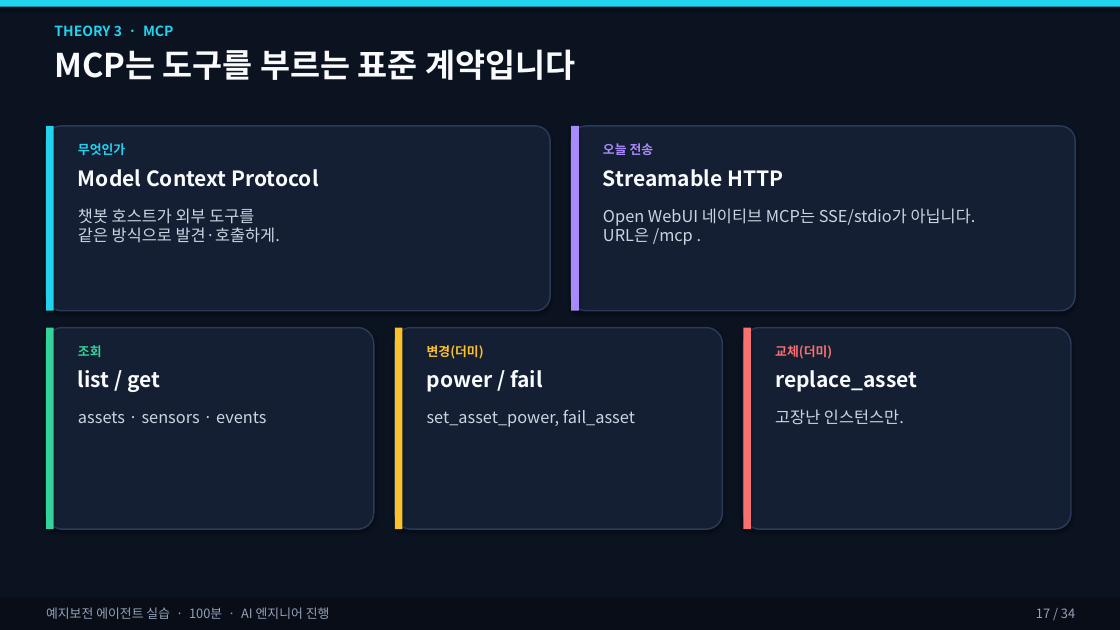
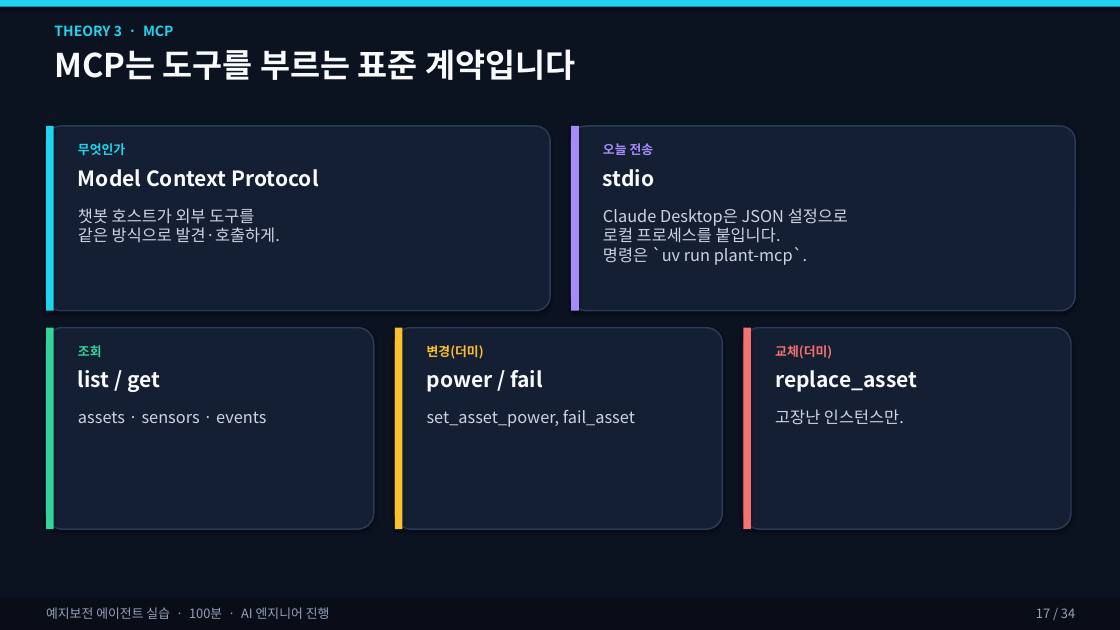
Before and after one commit to ZeroAct/sensor-agent-tutorial, a slide deck: slide 17 of slides/예지보전_에이전트_실습.pptx. Drawn at 1120x630 pixels with LibreOffice and Linux fonts; fonts in the diff are those of the drawing. Boxes give left, top, right and bottom in pixels: in the first picture for what was removed or moved away, otherwise in the second. Text is boxed around its words. In the diff, an @@ line names an element or a change of style, - is before the commit and + after.

```diff
--- a/slides/예지보전_에이전트_실습.pptx
+++ b/slides/예지보전_에이전트_실습.pptx
@@ text at (603,169,654,187): text changed @@
-Streamable HTTP
+stdio
@@ text at (603,208,848,265): text changed @@
-Open WebUI 네이티브 MCP는 SSE/stdio가 아닙니다.
-URL은 /mcp .
+Claude Desktop은 JSON 설정으로
+로컬 프로세스를 붙입니다.
+명령은 `uv run plant-mcp`.
```
Also in this commit, not shown: 10 other slides changed, 14 other files.
